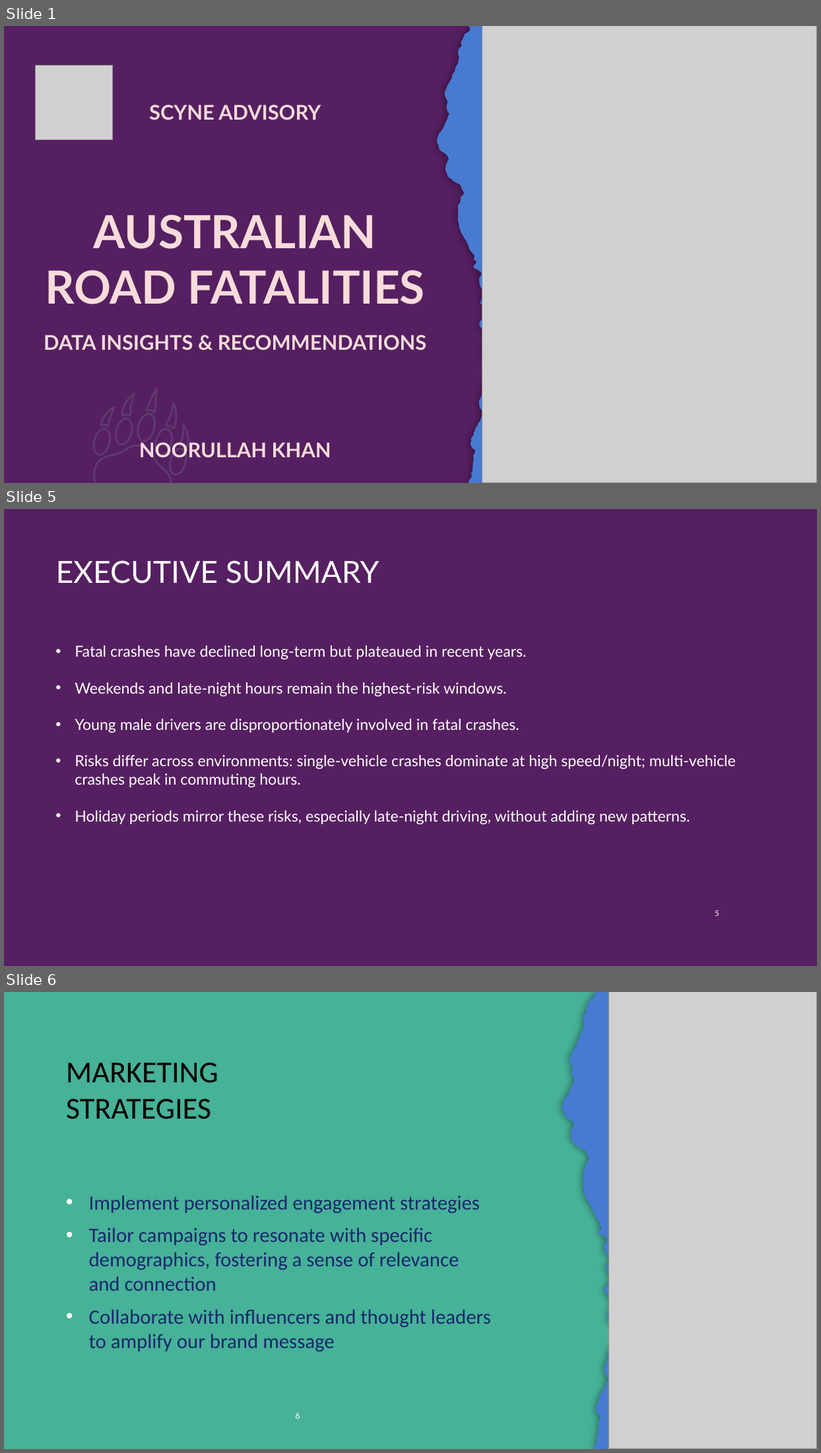
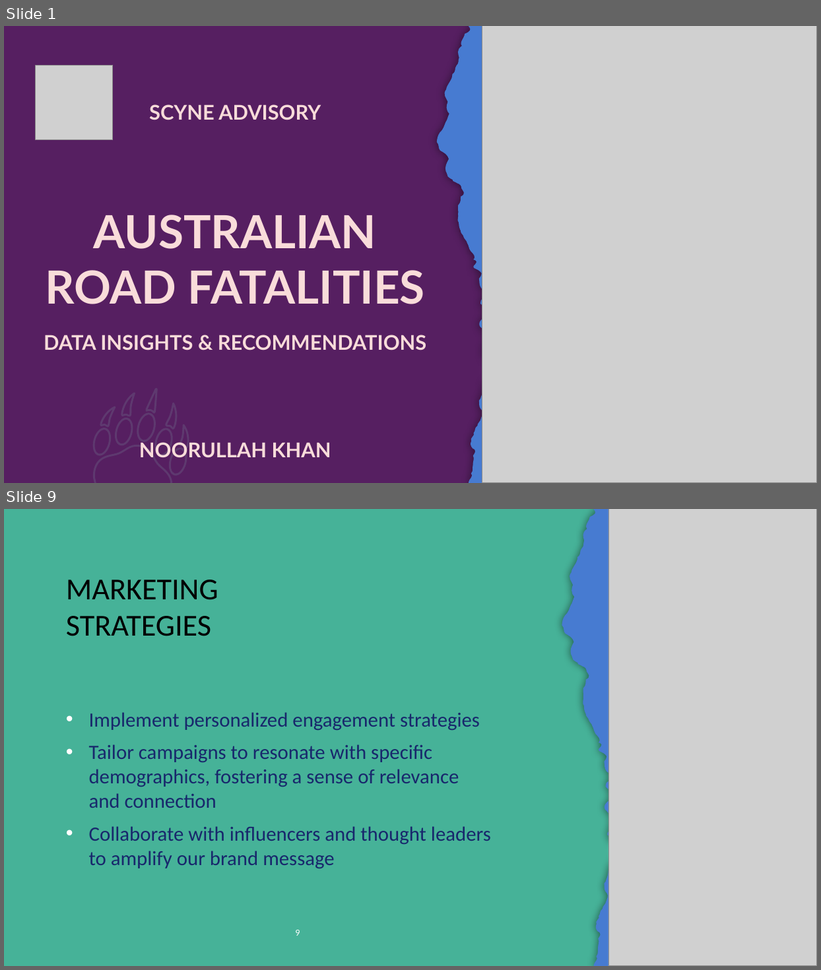
Before and after one commit to NoorullahMuhammadKhan/Noorullah-Khan-Github-Repository, a slide deck: Scyne Advisory Interview/Scyne Advisory Presentation.pptx. Shown one above the other, each under a label of ours: slides 1, 5 and 6 before the commit, slides 1 and 9 after it; the slides between them are not shown. The pictures are 821x1453 and 821x970 pixels, drawn with LibreOffice and Linux fonts; fonts in the diff are those of the drawing; grey boxes stand for pictures; background and template pictures are left out. Boxes give left, top, right and bottom in pixels: in the first picture for what was removed or moved away, otherwise in the second. Text is boxed around its words. In the diff, an @@ line names an element or a change of style, - is before the commit and + after.

```diff
--- a/Scyne Advisory Interview/Scyne Advisory Presentation.pptx
+++ b/Scyne Advisory Interview/Scyne Advisory Presentation.pptx
@@ slide 5 removed at [4, 509, 817, 966], background picture (left out) @@
@@ title removed at [56, 560, 379, 584] @@
-EXECUTIVE SUMMARY
@@ text removed at [75, 646, 736, 825] @@
-• Fatal crashes have declined long-term but plateaued in recent years.
-• Weekends and late-night hours remain the highest-risk windows.
-• Young male drivers are disproportionately involved in fatal crashes.
-• Risks differ across environments: single-vehicle crashes dominate at high speed/night; multi-vehicle crashes peak in commuting hours.
-• Holiday periods mirror these risks, especially late-night driving, without adding new patterns.
@@ page number removed at [715, 910, 719, 916] @@
-5
@@ what was slide 6 is now slide 9 @@
@@ page number at [295, 930, 300, 936]: text changed @@
-6
+9
```
Also in this commit, not shown: 2 slides changed, 5 slides added, 1 other slide removed, 1 other file.
